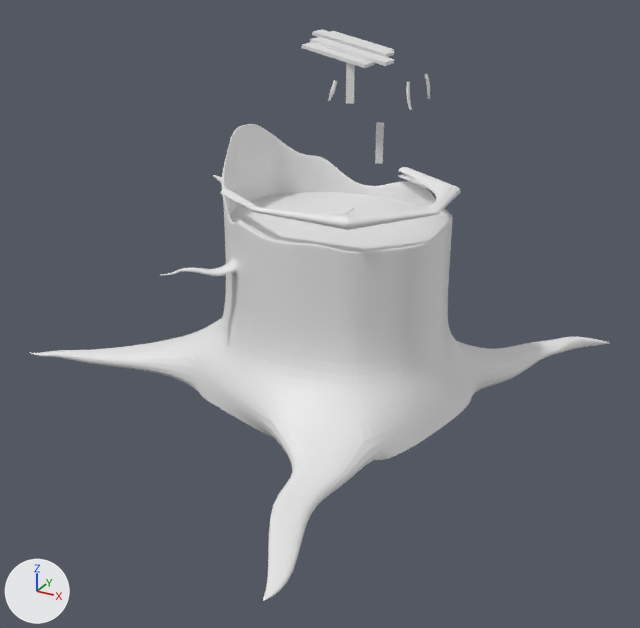
One commit to the Blender file stumpf.blend: the scene before it, then after it.
Camera for both pictures: a 50 mm lens placed at (5.57, -10.8, 6.5), pointed at (-0.02, -0.62, 1.41). The axes (+X, +Y, +Z) are drawn at lower left. The lights are the same throughout.

The older version as bpy lines, for what is in view:
```python
ob_dachlatte1 = bpy.data.objects.new('Dachlatte1', me_cube_001)
ob_dachlatte1.location = (-1.41, 2.5, 4.55)
ob_dachlatte1.rotation_euler = (1.469, 1.368, 3.023)  # degrees (84, 78, 173)
ob_dachlatte1.scale = (0.0291, 0.601, 0.163)
ob_dachlatte2 = bpy.data.objects.new('Dachlatte2', me_cube_002)
ob_dachlatte2.location = (-1.28, 2.75, 4.59)
ob_dachlatte2.rotation_euler = (1.469, 1.368, 3.023)  # degrees (84, 78, 173)
ob_dachlatte2.scale = (0.0293, 0.711, 0.163)
ob_dachlatte4 = bpy.data.objects.new('Dachlatte4', me_cube_005)
ob_dachlatte4.location = (-1.45, 3.13, 4.66)
ob_dachlatte4.rotation_euler = (1.469, 1.368, 3.023)  # degrees (84, 78, 173)
ob_dachlatte4.scale = (0.0293, 0.711, 0.163)
ob_dachlatte5 = bpy.data.objects.new('Dachlatte5', me_cube_004)
ob_dachlatte5.location = (-1.47, 3.38, 4.65)
ob_dachlatte5.rotation_euler = (1.469, 1.368, 3.023)  # degrees (84, 78, 173)
ob_dachlatte5.scale = (0.0291, 0.601, 0.163)
ob_dachpfosten1 = bpy.data.objects.new('Dachpfosten1', me_cylinder_000)
ob_dachpfosten1.location = (-0.75, 11.57, 2.17)
ob_dachpfosten2 = bpy.data.objects.new('Dachpfosten2', me_cylinder_007)
ob_dachpfosten2.location = (-0.57, 12.37, 1.01)
ob_geländer = bpy.data.objects.new('Geländer', me_cylinder_006)
ob_geländer.location = (-0.06, 12.51, 1.02)
ob_geländer.scale = (1.71, 1.45, 1.0)
ob_geländerpfosten2 = bpy.data.objects.new('Geländerpfosten2', me_cylinder_004)
ob_geländerpfosten2.location = (-0.91, 11.52, 2.17)
ob_geländerposten3 = bpy.data.objects.new('Geländerposten3', me_cylinder_005)
ob_geländerposten3.location = (-0.91, 11.52, 2.17)
# also in view: 'Stumpf' at (-0.84, -0.6, 1.91); 'Oberplatte' at (-0.06, -0.06, 2.66)
```
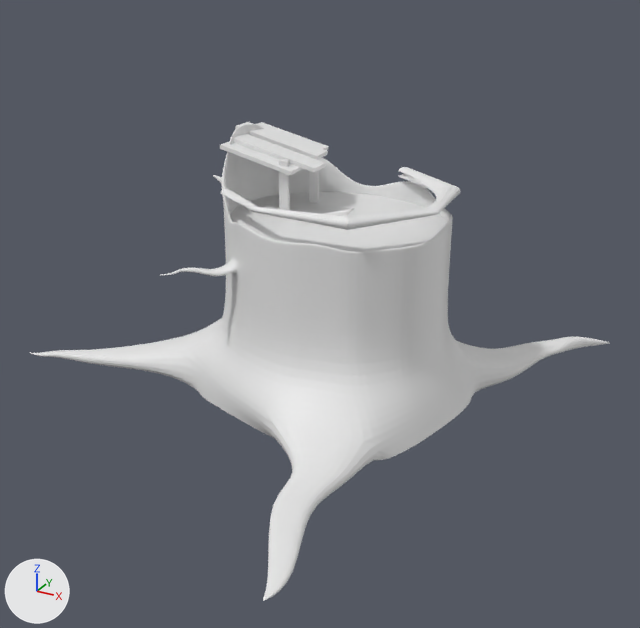
Location of each change, [x1, y1, x2, y2] in pixels of the pictures (640 x 628 px; the box of a moved part takes in the faces that stretch with it):
'Dachlatte2', moved: before [310, 37, 394, 66]; after [233, 134, 326, 172]
'Dachlatte4', moved: before [312, 29, 394, 57]; after [235, 122, 328, 159]
'Dachlatte1', moved: before [301, 43, 374, 68]; after [220, 141, 302, 175]
'Dachpfosten2', mesh rescaled, moved: before [375, 122, 384, 164]; after [309, 159, 319, 202]
'Dachlatte5', moved: before [330, 31, 394, 51]; after [256, 122, 329, 150]
'Dachpfosten2.001', added: after [279, 159, 290, 218]
'Dachpfosten1', deleted: before [346, 62, 355, 104]
'Geländerpfosten2', hidden: before [406, 82, 412, 110]
'Geländerposten3', hidden: before [328, 80, 337, 101]
'Geländerpfosten1', hidden: before [424, 74, 430, 99]
part 1 of me_cylinder_007, moved or reshaped: before [375, 124, 384, 164]; after [309, 159, 319, 202]

What changed in the scene script:
```text
Change me_cylinder_007:
    where me_cylinder_007.from_pydata(...)  # 8 vertices, 6 faces; spans x -0.476..-0.312, y -9.209..-9.044, z 1.64..2.335
    used by ob_dachpfosten2; location = (-0.57, 12.37, 1.01)
    me_cylinder_007 part 1: the whole mesh is scaled about its middle by (1, 1, 1.18), then moved by (0.0, 0.0, -0.063)
Add me_cylinder_008:
    me_cylinder_008.from_pydata([(-0.43, -9.209, 1.513), (-0.312, -9.162, 1.513), (-0.476, -9.091, 1.513), (-0.358, -9.044, 1.513), (-0.43, -9.209, 2.335), (-0.312, -9.162, 2.335), (-0.476, -9.091, 2.335), (-0.358, -9.044, 2.335)], [], [(4, 5, 7, 6), (1, 3, 7, 5), (2, 0, 4, 6), (3, 2, 6, 7), (0, 1, 5, 4), (0, 2, 3, 1)])
Change ob_dachlatte4:
    ob_dachlatte4.location: (-1.45, 3.13, 4.66) -> (-1.2, 0.34, 3.59)
Change ob_dachlatte5:
    ob_dachlatte5.location: (-1.47, 3.38, 4.65) -> (-1.22, 0.59, 3.57)
Change ob_dachpfosten2:
    ob_dachpfosten2.location: (-0.57, 12.37, 1.01) -> (-0.39, 9.71, 1.14)
Change ob_dachlatte2:
    ob_dachlatte2.location: (-1.28, 2.75, 4.59) -> (-1.03, -0.05, 3.52)
Change ob_dachlatte1:
    ob_dachlatte1.location: (-1.41, 2.5, 4.55) -> (-1.16, -0.29, 3.48)
Change ob_geländerposten3:
    add ob_geländerposten3.hide_render = True
Change ob_geländerpfosten2:
    add ob_geländerpfosten2.hide_render = True
Change ob_geländerpfosten1:
    add ob_geländerpfosten1.hide_render = True
Remove ob_dachpfosten1:
    ob_dachpfosten1 = bpy.data.objects.new('Dachpfosten1', me_cylinder_000)
    ob_dachpfosten1.location = (-0.75, 11.57, 2.17)
Add ob_dachpfosten2_001:
    ob_dachpfosten2_001 = bpy.data.objects.new('Dachpfosten2.001', me_cylinder_008)
    ob_dachpfosten2_001.location = (-0.38, 8.82, 1.15)
```
